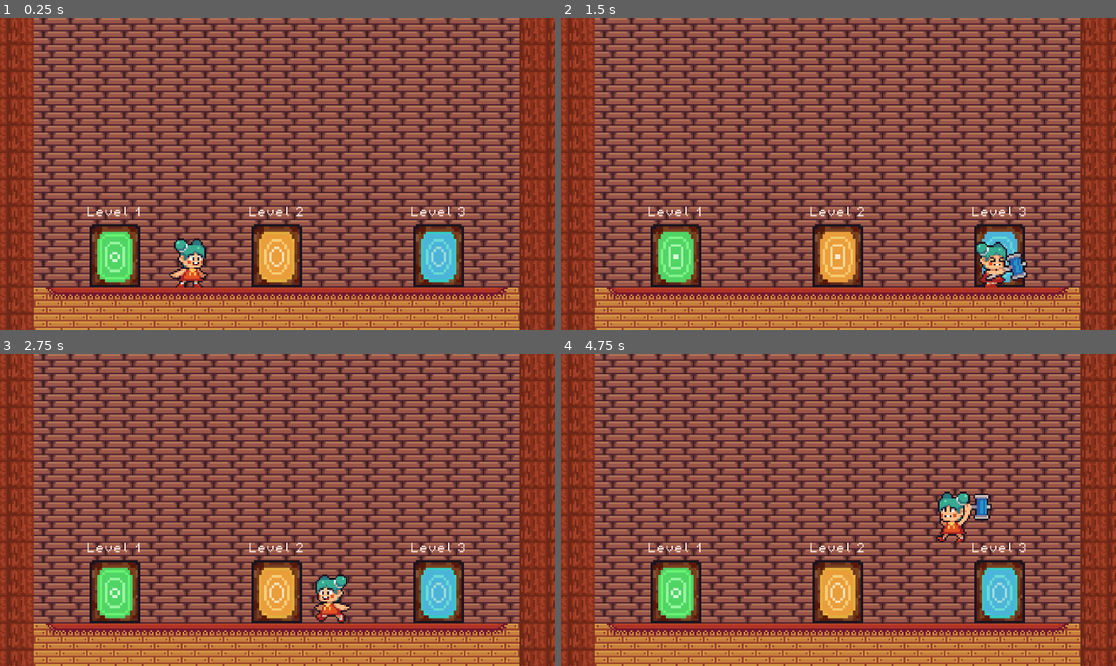
Above: before the commit, frames 1-4 (two rows, left to right).
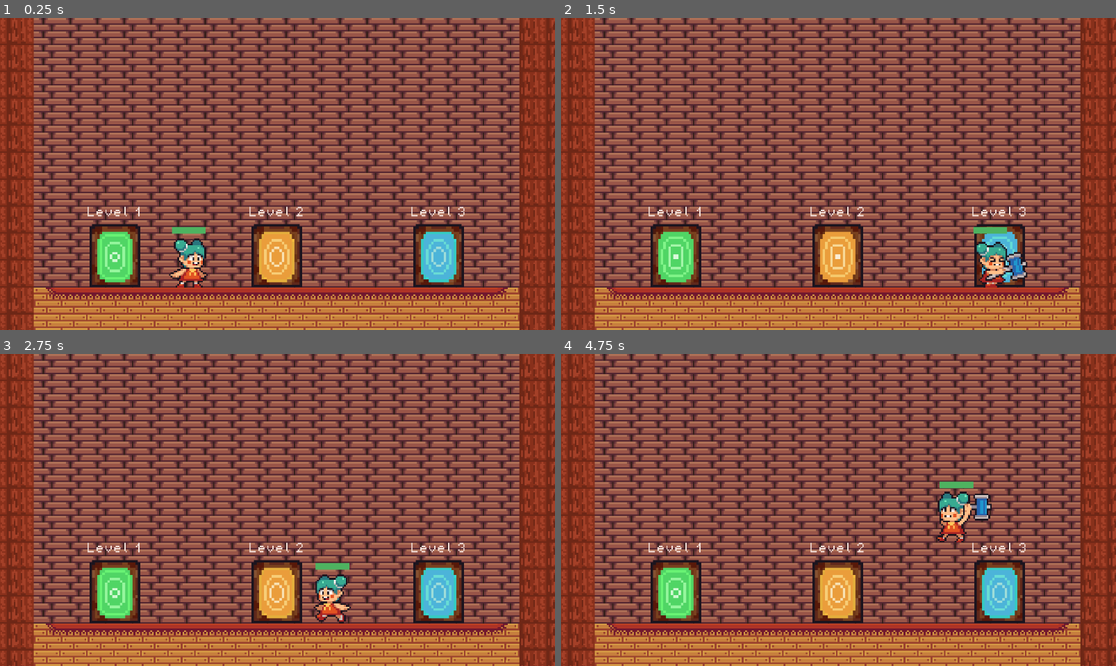
Above: after the commit, the same moments.

Repository: CakeRun/Vaerkstedsuge.github-brug-denne
Game: Godot game, scene res://main scene (start)/main.tscn
The game is run twice, just before and just after one commit, with the same random seed, the same clock (stepped at 60 frames per second) and the same inputs.
Inputs:
- Up to frame 1 (0.25 s): no input
- Up to frame 2 (1.5 s): hold D (move_right) from 0.53 s (still down); tap X (attack) at 0.6, 1.35 s; tap Space (jump) at 0.77 s
- Up to frame 3 (2.75 s): tap Space (jump) at 1.52 s; release D (move_right) at 2.03 s; hold A (move_left) from 2.03 s (still down); tap E (enter) at 2.1 s; tap X (attack) at 2.3 s
- Up to frame 4 (4.75 s): release A (move_left) at 2.78 s; hold D (move_right) 2.78-4.28 s; tap X (attack) at 2.85, 3.6, 4.55 s; tap Space (jump) at 3.02, 3.77, 4.52 s; hold A (move_left) from 4.28 s (still down); tap E (enter) at 4.35 s

The runs differ from the first frame. In frame 1, 0.1% of the frame differs, in the area x 30-38%, y 66-70%; in frame 2, 0.1%; in frame 3, 0.1%; in frame 4, 0.2%, in the area x 68-75%, y 40-44%.

Commit message:
HEALTH BARSSSS

Diff:
--- a/GoDot/Player/Player.tscn
+++ b/GoDot/Player/Player.tscn
@@ -202,6 +202,12 @@
 
 [sub_resource type="CircleShape2D" id="CircleShape2D_qbvet"]
 radius = 24.0
+
+[sub_resource type="StyleBoxFlat" id="StyleBoxFlat_ih17x"]
+bg_color = Color(0.857869, 0.310185, 0.180744, 1)
+
+[sub_resource type="StyleBoxFlat" id="StyleBoxFlat_5riy3"]
+bg_color = Color(0.304907, 0.696486, 0.376954, 1)
 
 [node name="Player" type="CharacterBody2D"]
 collision_layer = 8
@@ -225,3 +231,14 @@
 [node name="CollisionShape2D" type="CollisionShape2D" parent="PlayerHitbox"]
 position = Vector2(-2, -14)
 shape = SubResource("CircleShape2D_qbvet")
+
+[node name="HealthBar" type="ProgressBar" parent="."]
+offset_left = -12.0
+offset_top = -36.0
+offset_right = 8.0
+offset_bottom = -32.0
+theme_override_styles/background = SubResource("StyleBoxFlat_ih17x")
+theme_override_styles/fill = SubResource("StyleBoxFlat_5riy3")
+max_value = 6.0
+value = 5.0
+show_percentage = false
--- a/GoDot/Player/player_script.gd
+++ b/GoDot/Player/player_script.gd
@@ -14,6 +14,8 @@
 var gravity = ProjectSettings.get_setting("physics/2d/default_gravity")
 
 @onready var animated_sprite_2d = $AnimatedSprite2D
+@onready var health_bar = $HealthBar
+
 
 func _physics_process(delta):
 	# Add the gravity.
@@ -58,6 +60,9 @@
 func player():
 	pass
 
+func _ready():
+	health_bar.value = health
+
 #determines if enemy is within attack range
 func _on_player_hitbox_body_entered(body):
 	if body.has_method("enemy"):
@@ -72,12 +77,15 @@
 		if GameManager.enemy_type == "Wormy":
 			health = health - 1
 			print("health - 1")
+			health_bar.value = health
 		elif GameManager.enemy_type == "Bear":
 			health = health - 2
 			print("health - 2")
+			health_bar.value = health
 		elif GameManager.enemy_type == "Crocodile":
 			health = health - 3
 			print("health - 3")
+			health_bar.value = health
 	if health <= 0:
 		GameManager.enemy_attack = false
 		get_tree().reload_current_scene()
Not shown: 1 places in GoDot/Player/Player.tscn that only renumber resources
